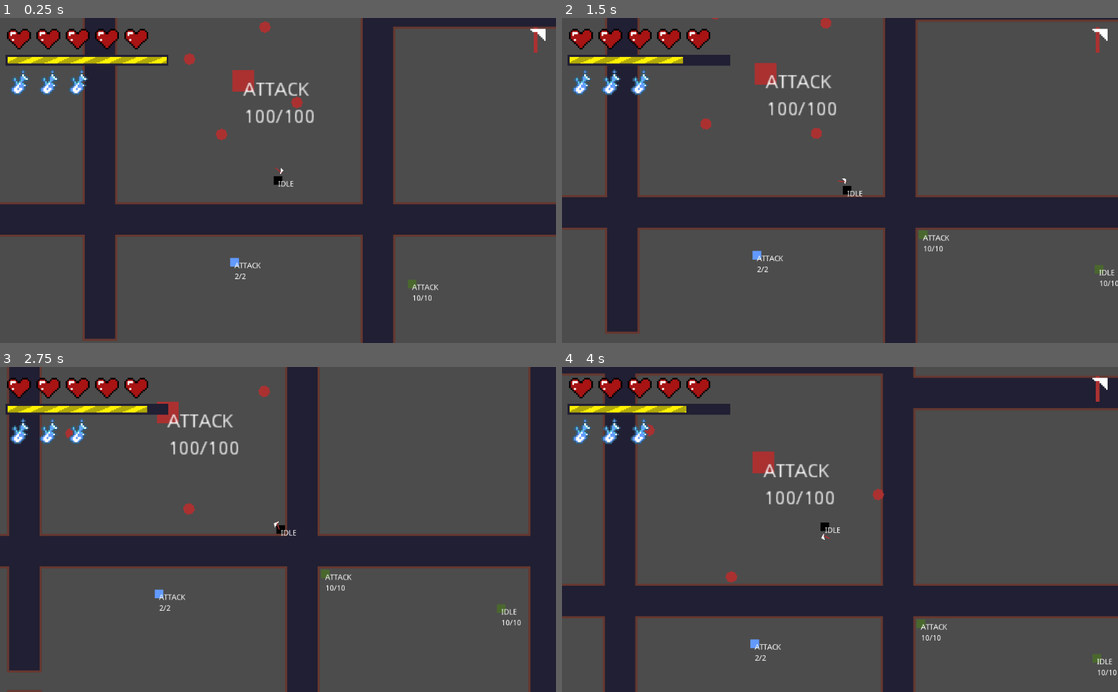
Above: before the commit, frames 1-4 (two rows, left to right).
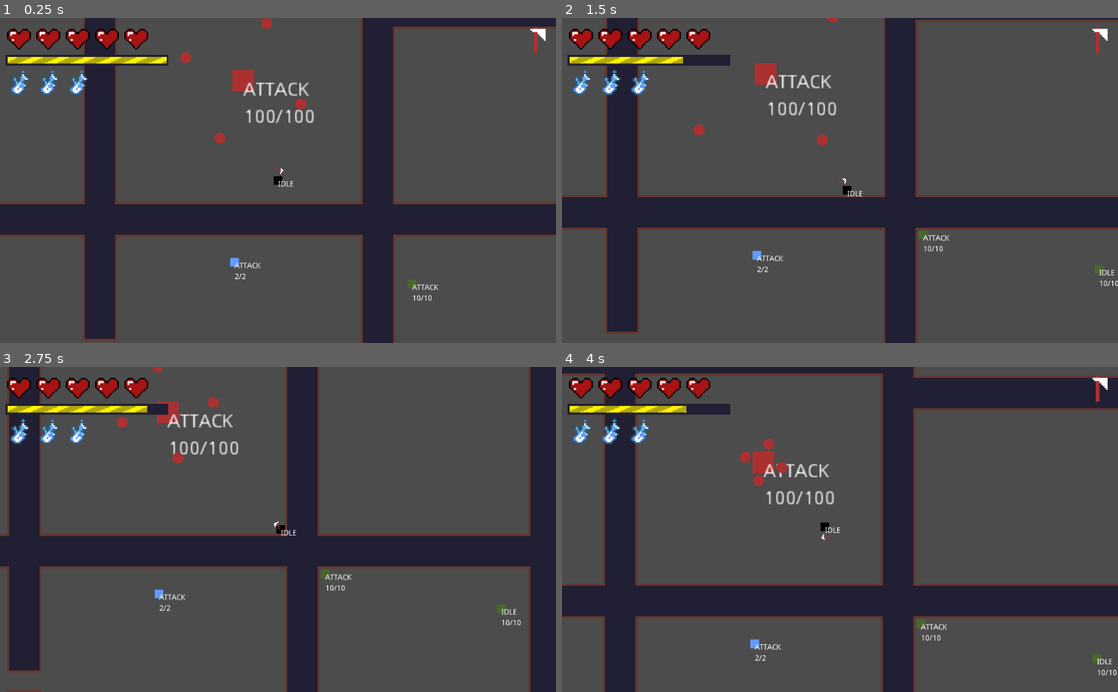
Above: after the commit, the same moments.

Repository: renzoventura/god-of-war
Game: Godot game, scene res://scenes/level/TemplateLevel.tscn
Same seed, same stepped clock (60 frames per second), same inputs: the game is played once before the commit and once after it.
Inputs (mouse positions are in pixels of both pictures, inside the frame that each line leads up to):
- Up to frame 1 (0.25 s): no input
- Up to frame 2 (1.5 s): move the mouse to (962, 164) at 0.52 s; hold D (right) 0.53-1.28 s; click (962, 164) at 0.6 s; move the mouse to (728, 196) at 1.27 s; hold S (down) from 1.28 s (still down); tap Space (dash) at 1.35 s
- Up to frame 3 (2.75 s): move the mouse to (333, 458) at 2.02 s; release S (down) at 2.03 s; hold D (right) from 2.03 s (still down); right-click (333, 458) at 2.1 s
- Up to frame 4 (4 s): move the mouse to (812, 594) at 2.77 s; release D (right) at 2.78 s; hold W (up) 2.78-3.53 s; click (812, 594) at 2.85 s; move the mouse to (1006, 578) at 3.52 s; hold A (left) from 3.53 s (still down); tap Space (dash) at 3.6 s

The runs differ from the first frame. In frame 1, 0.2% of the frame differs, in the area x 32-56%, y 0-39%; in frame 2, 0.3%; in frame 3, 0.3%; in frame 4, 0.4%, in the area x 14-58%, y 17-67%.

Commit message:
Added randomizer to boss enemy

Diff:
--- a/scenes/enemy/BossEnemy.gd
+++ b/scenes/enemy/BossEnemy.gd
@@ -7,13 +7,16 @@
 var spin_value = 0
 
 var orb_spin_multiplier = 2
-var orb_position_speed = 0.7
-var value = 0.2
+var orb_position_speed = 0.4
+var value = orb_position_speed
 var moved_value = 0
-var max_moved_value = 50
+var max_moved_value = 30
 var max_negative_moved_value = -30
 
 var orb_spin_multiplier_list = [1.5, 2, 2.5]
+var orb_position_speed_list = [0.4, 0.7, 1]
+var max_moved_value_list = [30, 50, 80]
+var max_negative_moved_value_list = [-30, 0]
 
 func _ready():
 	orbsRandomizer.start()
@@ -86,4 +89,7 @@
 
 func _on_OrbsRandomizer_timeout():
 	orb_spin_multiplier = orb_spin_multiplier_list[randi() % orb_spin_multiplier_list.size()]
+	orb_position_speed = orb_position_speed_list[randi() % orb_position_speed_list.size()]
+	max_moved_value = max_moved_value_list[randi() % max_moved_value_list.size()]
+#	max_negative_moved_value = max_negative_moved_value_list[randi() % max_negative_moved_value_list.size()]
 	pass # Replace with function body.
